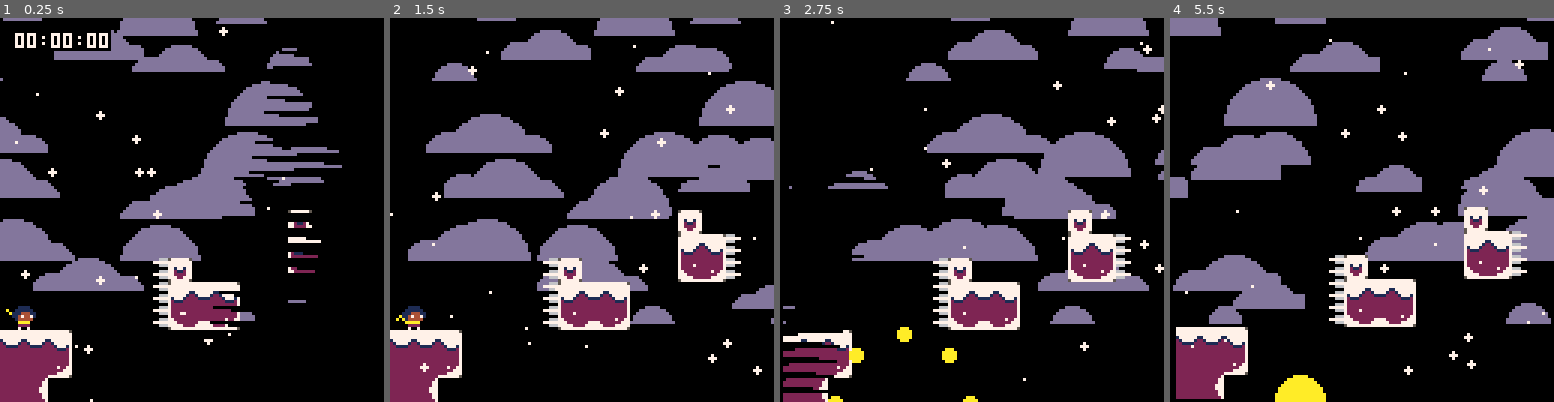
Above: before the commit, frames 1-4 (left to right).
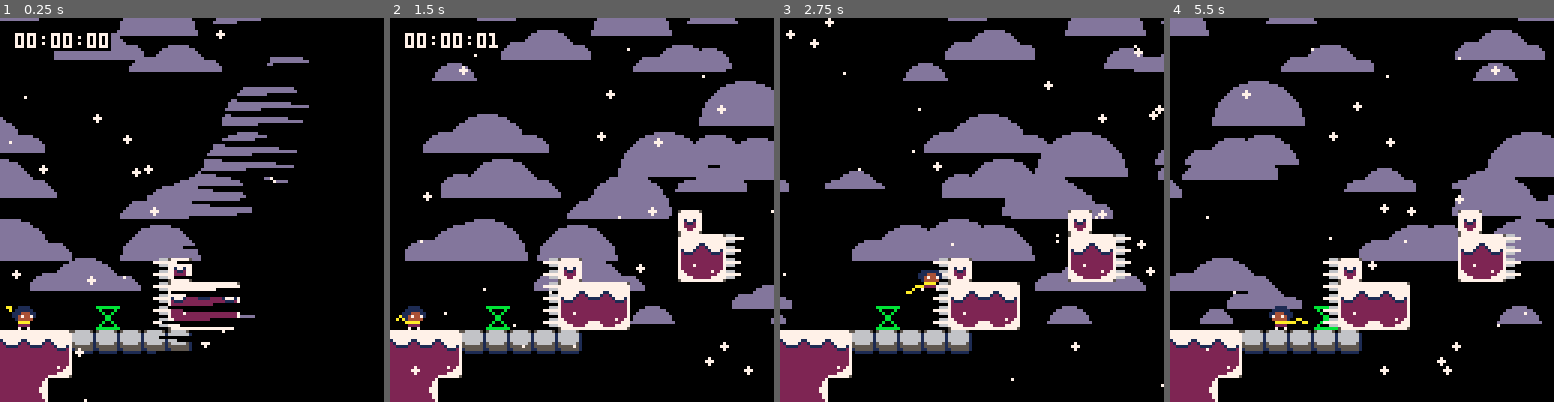
Above: after the commit, the same moments.

Repository: ExOK/Celeste2
Game: PICO-8 cartridge 3.p8
The game is run twice, just before and just after one commit, with the same random seed, the same clock (stepped at 60 frames per second) and the same inputs.
Inputs:
- Up to frame 1 (0.25 s): no input
- Up to frame 2 (1.5 s): tap X (X key) at 0.33, 1.07 s; tap O (Z key) at 0.7 s
- Up to frame 3 (2.75 s): hold Right 1.6-2.1 s; tap O (Z key) at 1.7, 2.1, 2.5 s; tap X (X key) at 1.85 s; hold Up 2.15-2.42 s; hold Right from 2.47 s (still down)
- Up to frame 4 (5.5 s): tap O (Z key) every 0.4 s from 2.9 to 5.3 s; tap X (X key) at 2.97, 4.08, 5.2 s; release Right at 3.03 s; hold Left 3.08-3.58 s; hold Down 3.63-3.97 s; hold Right 4.02-4.68 s; hold Up 4.73-5.03 s; hold Left from 5.08 s (still down)

The runs differ from the first frame. In frame 1, 7.4% of the frame differs, in the area x 0-90%, y 0-100%; in frame 2, 4.2%; in frame 3, 5.7%; in frame 4, 14%, in the area x 0-100%, y 0-100%.

Commit message:
springboard

Diff:
--- a/3.p8
+++ b/3.p8
@@ -62,8 +62,8 @@
 0000000000000000000000001012250000000000000000101111220000000000000000000020220000000000000000000000000000000000000000000000000000000000000000000000000000000000000000000000000000000000000000000000000000000000000000000000000000000000000000000000000000000000
 0000000000002523000000003032250000000000000000302121220000000000000000001520220000000000000000000000000000000000000000000000000000000000000000000000000000000000000000000000000000000000000000000000000000000000000000000000000000000000000000000000000000000000
 0000000000002510111200000000000015000000000000252021220000000000000000000020220000000000130000000000000000000000000000000000000000000000000000000000000000000000000000000000000000000000000000000000000000000000000000000000000000000000000000000000000000000000
-0002000000002530313200000000000000000000000000252021220024242424242424242420220000000000130000000000000000000000000000000000000000000000000000000000000000000000000000000000000000000000000000000000000000000000000000000000000000000000000000000000000000000000
-1111120000000000000000000000000000000000000000252021220033343434343434343431320000000000000000000000000000000000000000000000000000000000000000000000000000000000000000000000000000000000000000000000000000000000000000000000000000000000000000000000000000000000
+000200000b002530313200000000000000000000000000252021220024242424242424242420220000000000130000000000000000000000000000000000000000000000000000000000000000000000000000000000000000000000000000000000000000000000000000000000000000000000000000000000000000000000
+1111122f2f2f2f2f000000000000000000000000000000252021220033343434343434343431320000000000000000000000000000000000000000000000000000000000000000000000000000000000000000000000000000000000000000000000000000000000000000000000000000000000000000000000000000000000
 2121320000000000000000000000000000000000000000252021220000000000000000001300000000000000000000000000000000000000000000000000000000000000000000000000000000000000000000000000000000000000000000000000000000000000000000000000000000000000000000000000000000000000
 2122000000000000000000000000000000000000000000252021211111120000000000101111111112000000000000000000000000212121212121212121212121212121212121212121212121212121212121212121212121212121212121212121212121212121212121212121212121212121212121212121212121212121
 
--- a/objects.lua
+++ b/objects.lua
@@ -42,7 +42,6 @@
 snowball.base = object
 snowball.grapple_mode = 3
 snowball.holdable = true
-snowball.state = 0
 snowball.thrown_timer = 0
 snowball.update = function(self)
 	if not self.held then
@@ -72,6 +71,7 @@
 end
 snowball.on_collide_x = function(self, moved, total)
 	self.speed_x *= -1
+	self.remainder_x = 0
 	self.freeze = 1
 	return true
 end
@@ -87,6 +87,58 @@
 	return true
 end
 snowball.on_release = function(self, thrown)
+	if thrown then
+		self.thrown_timer = 5
+	end
+end
+
+springboard = new_type()
+springboard.tile = 11
+springboard.spr = 11
+springboard.base = object
+springboard.grapple_mode = 3
+springboard.holdable = true
+springboard.thrown_timer = 0
+springboard.update = function(self)
+	if not self.held then
+		local on_ground = self:check_solid(0, 1)
+
+		if self.thrown_timer > 0 then
+			self.thrown_timer -= 1
+		end
+
+		--friction and gravity
+		if on_ground then
+			self.speed_x = approach(self.speed_x, 0, 0.6)
+		else
+			self.speed_y = approach(self.speed_y, 4, 0.4)
+		end
+
+		--apply
+		self:move_x(self.speed_x, self.on_collide_x)
+		self:move_y(self.speed_y, self.on_collide_y)
+
+		if self.y > level.height * 8 + 24 then
+			self.destroyed = true
+		end
+	end
+end
+springboard.on_collide_x = function(self, moved, total)
+	self.speed_x *= -0.2
+	self.remainder_x = 0
+	self.freeze = 1
+	return true
+end
+springboard.on_collide_y = function(self, moved, total)
+	if self.speed_y >= 2 then
+		self.speed_y *= -0.5
+	else
+		self.speed_y = 0
+	end
+	self.remainder_y = 0
+	return true
+end
+springboard.on_release = function(self, thrown)
 	if thrown then
 		self.thrown_timer = 5
 	end
--- a/player.lua
+++ b/player.lua
@@ -75,6 +75,7 @@
 
 player.jump = function(self)
 	consume_jump_press()
+	self.state = 0
 	self.speed_y = -4
 	self.var_jump_speed = -4
 	self.speed_x += input_x * 0.2
@@ -110,6 +111,10 @@
 	self:move_y(self.grapple_jump_grace_y - self.y)
 end
 
+player.bounce_check = function(self, obj)
+	return self.speed_y >= 0 and self.y - self.speed_y + obj.speed_y < obj.y + 2
+end
+
 player.die = function(self)
 	self.state = 99
 	freeze_time = 2
@@ -220,14 +225,14 @@
 		player states:
 			0 	- normal
 			1	- lift
-			2 	- holding
+			2 	- springboard bounce
 			10 	- throw grapple
 			11 	- grapple attached to solid
 			12	- grapple pulling in holdable
 			99 	- dead
 	]]
 
-	if (self.state == 0) then
+	if self.state == 0 then
 		-- normal state
 
 		-- facing
@@ -288,7 +293,7 @@
 			self:start_grapple()
 		end
 
-	elseif (self.state == 1) then
+	elseif self.state == 1 then
 		-- lift state
 		hold = self.grapple_hit
 
@@ -300,7 +305,23 @@
 			self.holding = hold
 		end
 
-	elseif (self.state == 10) then
+	elseif self.state == 2 then
+		-- springboard bounce state
+
+		local at_x = approach(self.x, self.springboard.x + 4, 0.5)
+		self:move_x(at_x - self.x)
+
+		local at_y = approach(self.y, self.springboard.y + 4, 0.25)
+		self:move_y(at_y - self.y)
+
+		if self.springboard.spr == 11 and self.y >= self.springboard.y + 2 then
+			self.springboard.spr = 12
+		elseif self.y == self.springboard.y + 4 then
+			self:jump()
+			self.springboard.spr = 11
+		end
+
+	elseif self.state == 10 then
 		-- throw grapple state
 
 		-- grapple movement and hitting stuff
@@ -346,7 +367,7 @@
 			self.grapple_retract = true
 		end
 
-	elseif (self.state == 11) then
+	elseif self.state == 11 then
 		-- grapple attached state
 
 		-- start boost
@@ -409,7 +430,8 @@
 				self.speed_x = sgn(self.speed_x) * 5
 			end
 		end
-	elseif (self.state == 12) then
+
+	elseif self.state == 12 then
 		-- grapple pull state
 		local obj = self.grapple_hit
 
@@ -443,7 +465,7 @@
 			self:release_holding(obj, -self.grapple_dir * 5, 0, false)
 		end
 
-	elseif (self.state == 99) then
+	elseif self.state == 99 then
 		-- dead state
 
 		self.dead_timer += 1
@@ -489,18 +511,26 @@
 			shake = 2
 		elseif o.base == snowball and not o.held and self:overlaps(o) then
 			--snowball
-			if (self.speed_y >= 0 and self.y - self.speed_y + o.speed_y < o.y + 2) then
+			if self:bounce_check(o) then
 				self.jump_grace_y = o.y
 				self:jump()
 				o.freeze = 1
 				o.speed_y = -1
-			elseif (o.speed_x != 0 and o.thrown_timer <= 0) then
+			elseif o.speed_x != 0 and o.thrown_timer <= 0 then
 				self:die()
 				return
 			end
+		elseif o.base == springboard and self.state != 2 and not o.held and self:overlaps(o) and self:bounce_check(o) then
+			--springboard
+			self.state = 2
+			self.speed_x = 0
+			self.speed_y = 0
+			self.springboard = o
 		elseif o.base == berry and self:overlaps(o) then
+			--berry
 			o:collect()
 		elseif o.base == crumble then
+			--crumble
 			if (self.state == 0 and self:overlaps(o, 0, 1)) or (self.state == 11 and self:overlaps(o, self.grapple_dir)) then
 				o:fall()
 			end
